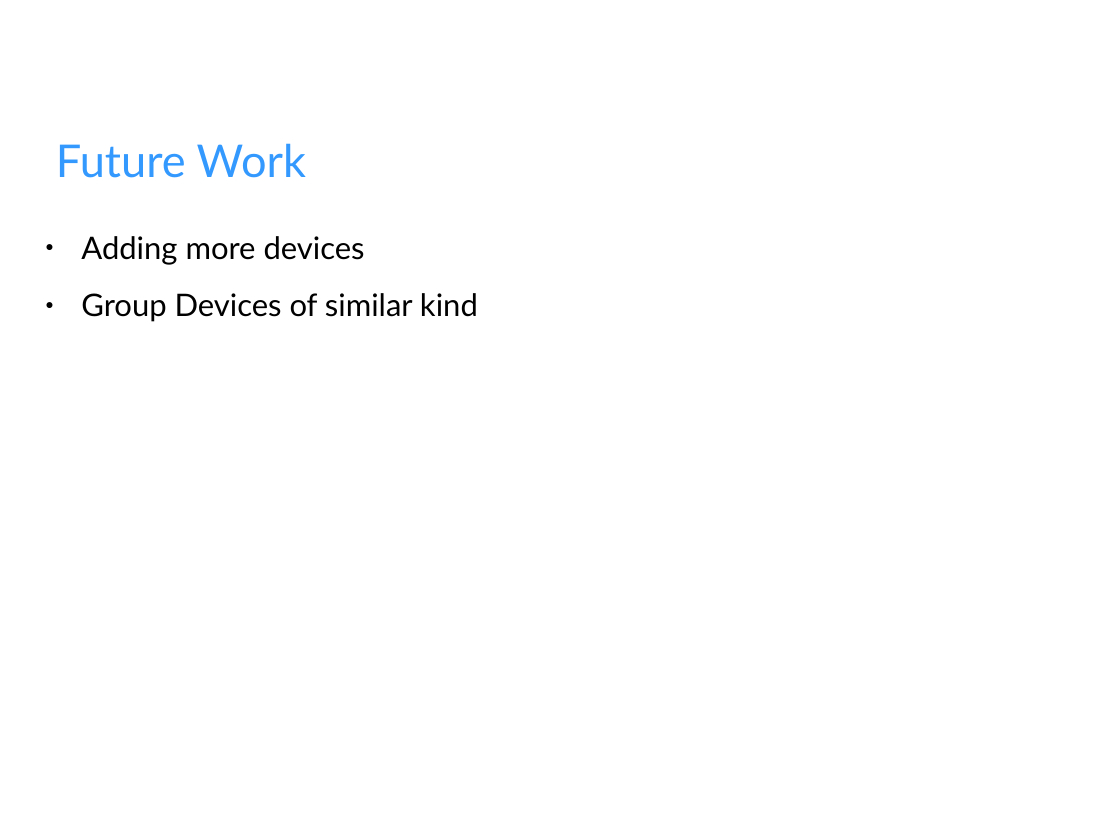
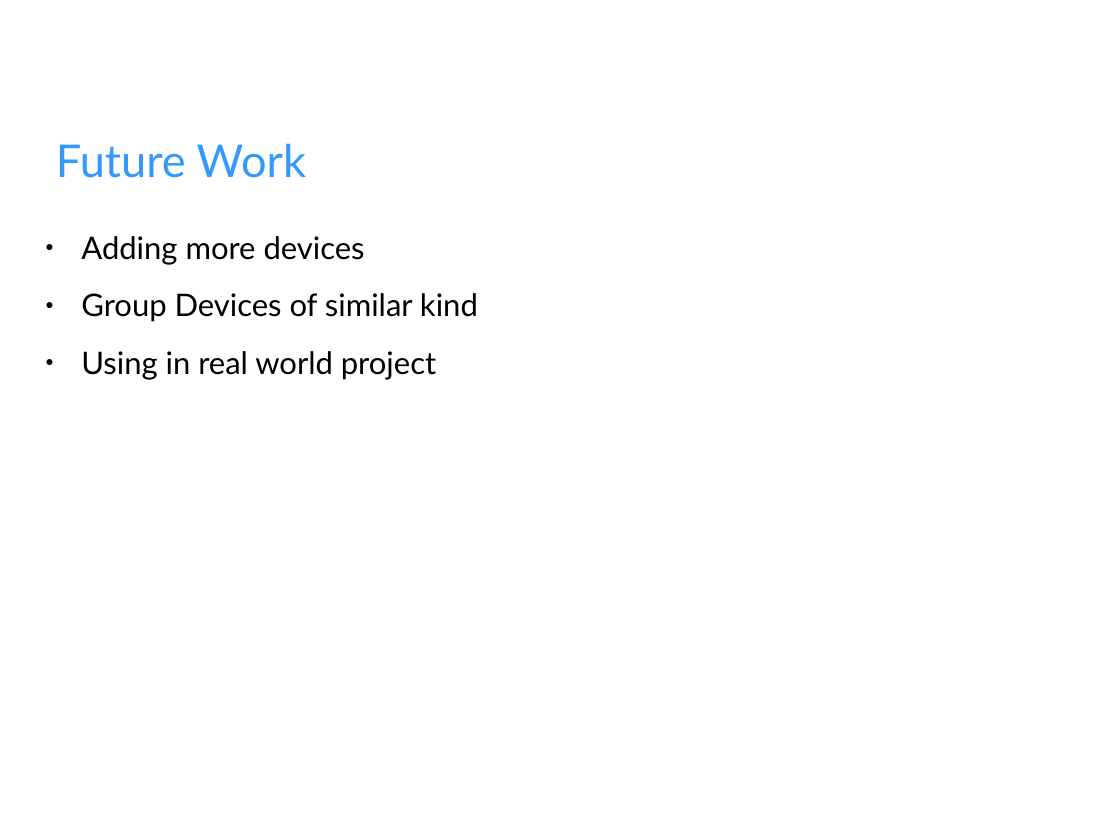
Before and after one commit to fhilprec/HardwareMonitoring, a slide deck: slide 13 of ProjectPresentation.odp. Drawn at 1120x840 pixels with LibreOffice and Linux fonts; fonts in the diff are those of the drawing; background and template pictures are left out. Boxes give left, top, right and bottom in pixels: in the first picture for what was removed or moved away, otherwise in the second. Text is boxed around its words. In the diff, an @@ line names an element or a change of style, - is before the commit and + after.

Commit message:
Presentation

```diff
--- a/ProjectPresentation.odp
+++ b/ProjectPresentation.odp
@@ text at (81,351,436,379): paragraph added @@
+● Using in real world project
```
